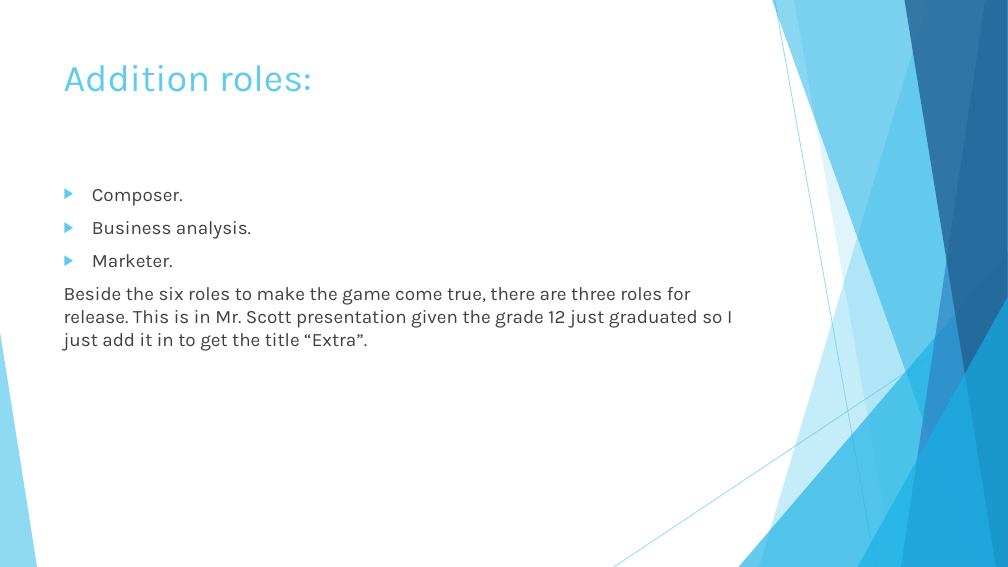
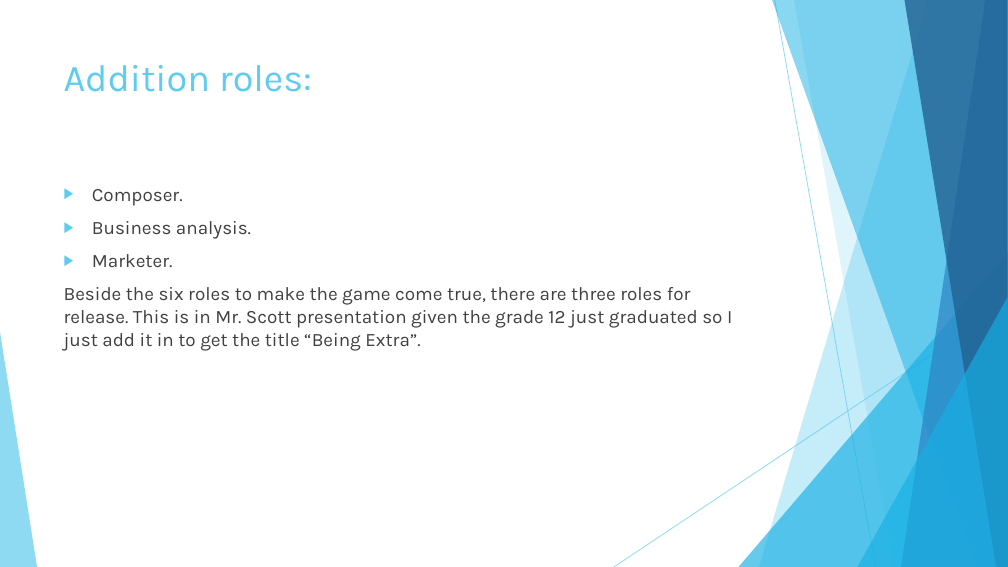
Before and after one commit to ComputerScience-Gang/Game-Project-Room-1-2018-2019, a slide deck: slide 3 of Lessons/Project Management v1.pptx. Drawn at 1008x567 pixels with LibreOffice and Linux fonts; fonts in the diff are those of the drawing. Boxes give left, top, right and bottom in pixels: in the first picture for what was removed or moved away, otherwise in the second. Text is boxed around its words. In the diff, an @@ line names an element or a change of style, - is before the commit and + after.

```diff
--- a/Lessons/Project Management v1.pptx
+++ b/Lessons/Project Management v1.pptx
@@ text at <box>64,287,732,351</box>: text changed @@
-Beside the six roles to make the game come true, there are three roles for release. This is in Mr. Scott presentation given the grade 12 just graduated so I just add it in to get the title “Extra”.
+Beside the six roles to make the game come true, there are three roles for release. This is in Mr. Scott presentation given the grade 12 just graduated so I just add it in to get the title “Being Extra”.
```
Also in this commit, not shown: 1 other slide changed, 1 slide added, 7 other files.
